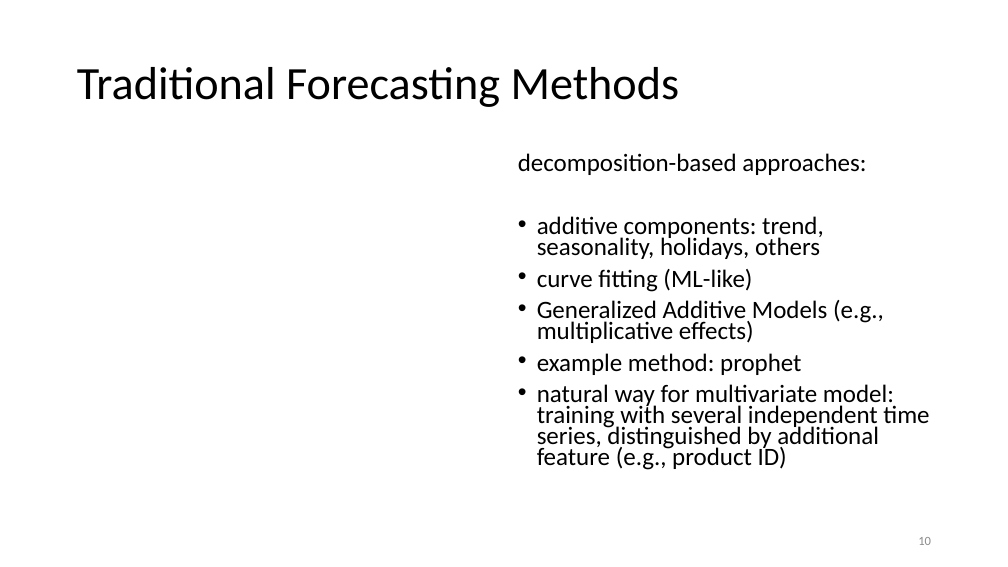
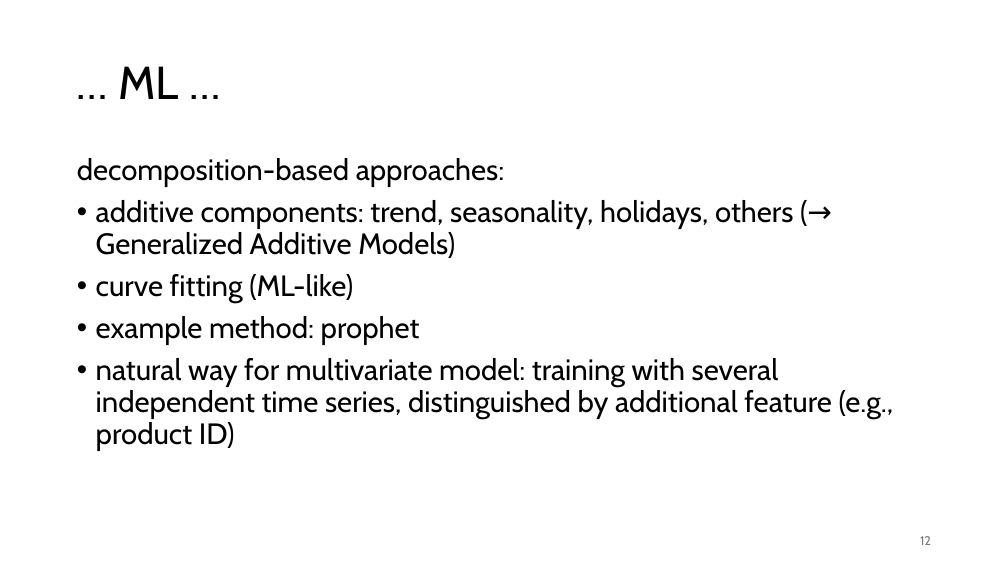
Before and after one commit to FelixWick/data_science, a slide deck: slide 12 of slides/9_time_series.pptx (slide 10 before the commit). Drawn at 1008x567 pixels with LibreOffice and Linux fonts; fonts in the diff are those of the drawing; grey boxes stand for pictures. Boxes give left, top, right and bottom in pixels: in the first picture for what was removed or moved away, otherwise in the second. Text is boxed around its words. In the diff, an @@ line names an element or a change of style, - is before the commit and + after.

Commit message:
some time series cleanup

```diff
--- a/slides/9_time_series.pptx
+++ b/slides/9_time_series.pptx
@@ title at [118, 66, 178, 99]: text changed; font Calibri to Cabin @@
-Traditional Forecasting Methods
+… ML …
@@ text "decomposition-based approaches:": place and size @@
-text "decomposition-based approaches:" at [518, 153, 929, 470]
+text "decomposition-based approaches:" at [77, 158, 894, 451]
@@ text at [77, 158, 894, 451]: size 23.8 to 28 pt, font Calibri to Cabin in "decomposition-based approaches:", "curve fitting (ML-like)", "example method: prophet", "natural way for multivariate model: training with ..."; line spacing 0.7 to 0.9 @@
@@ text at [96, 200, 793, 258]: text changed; size 23.8 to 28 pt; font Calibri to Cabin @@
-• additive components: trend, seasonality, holidays, others
+• additive components: trend, seasonality, holidays, others (→ Generalized Additive Models)
@@ text at [537, 300, 884, 343]: paragraph removed @@
-• Generalized Additive Models (e.g., multiplicative effects)
@@ page number at [920, 536, 931, 545]: text changed; font Calibri to Cabin; text colour #8C8C8C to #797979 @@
-10
+12
```
Also in this commit, not shown: 20 other slides changed, 4 slides added, 7 slides removed, 2 other files.
